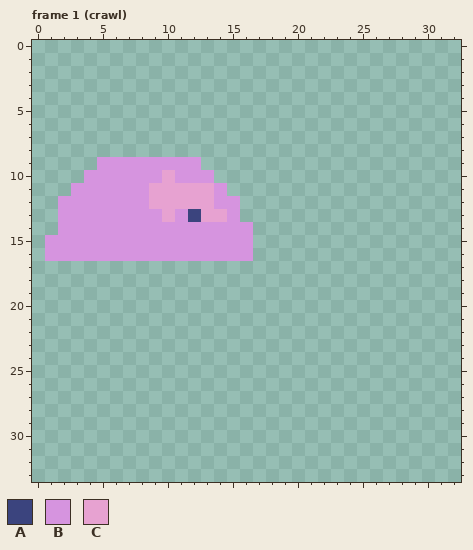
Two versions of one pixel-art file, graphics/source/sprites/bleb.aseprite. Above: the version before the commit.
33x34 pixels, 22 frames. Shown: frame 1 (crawl). The commit also changed other frames, which this record leaves out.
Palette (. is transparent): A #3b447e  B #d694df  C #e7a2d1
Pixels before, frame 1 (crawl), first column x 1:
 9 ....BBBBBBBB....
10 ...BBBBBBCBBB...
11 ..BBBBBBCCCCCB..
12 .BBBBBBBCCCCCBB.
13 .BBBBBBBBCBACCB.
14 .BBBBBBBBBBBBBBB
15 BBBBBBBBBBBBBBBB
16 BBBBBBBBBBBBBBBB
After:
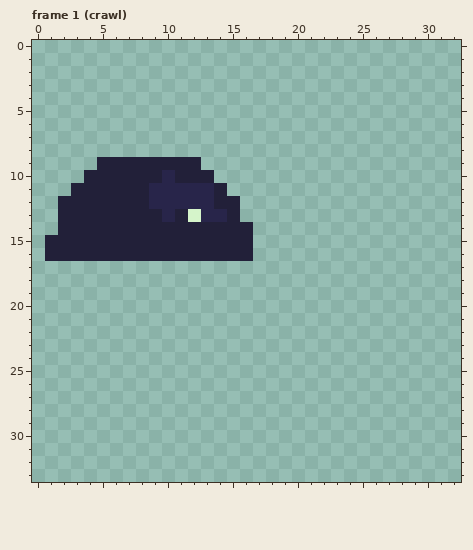
Diff:
{"change": "layer \"Dawn\" now hidden"}
{"change": "layer \"Midnight\" now shown"}
{"colour":"A","old":"#3b447e","new":"#d5f4ca"}
{"colour":"B","old":"#d694df","new":"#222039"}
{"colour":"C","old":"#e7a2d1","new":"#28254a"}
{"label":"changed","picture_box":[45,157,253,261]}
